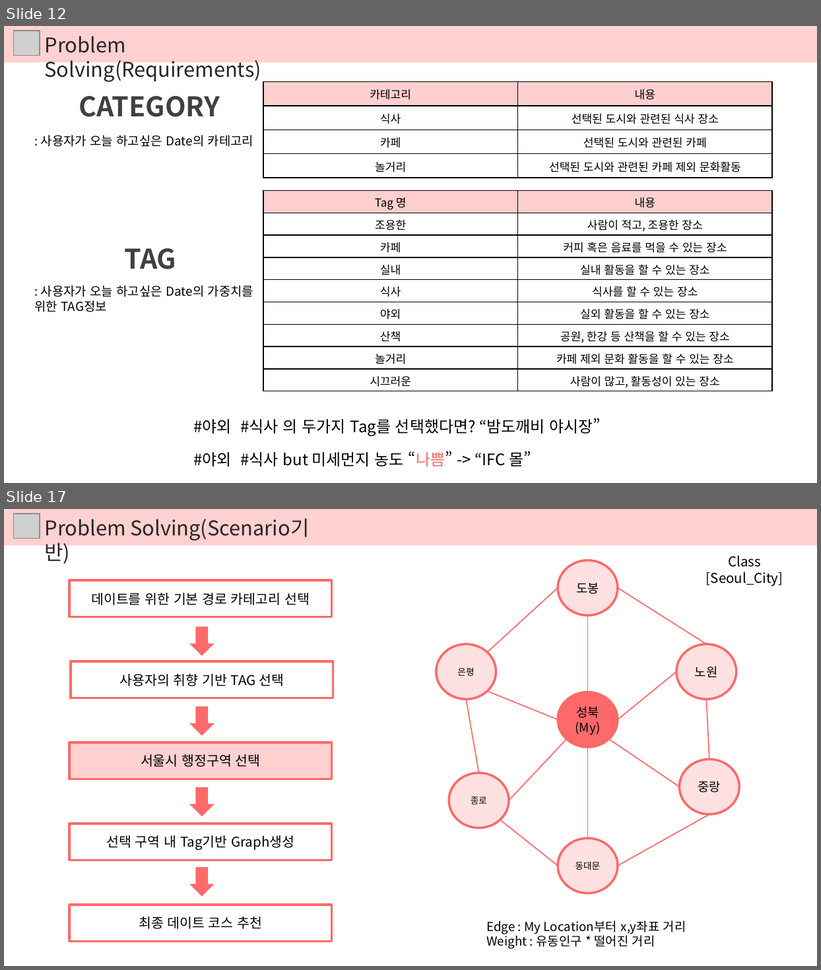
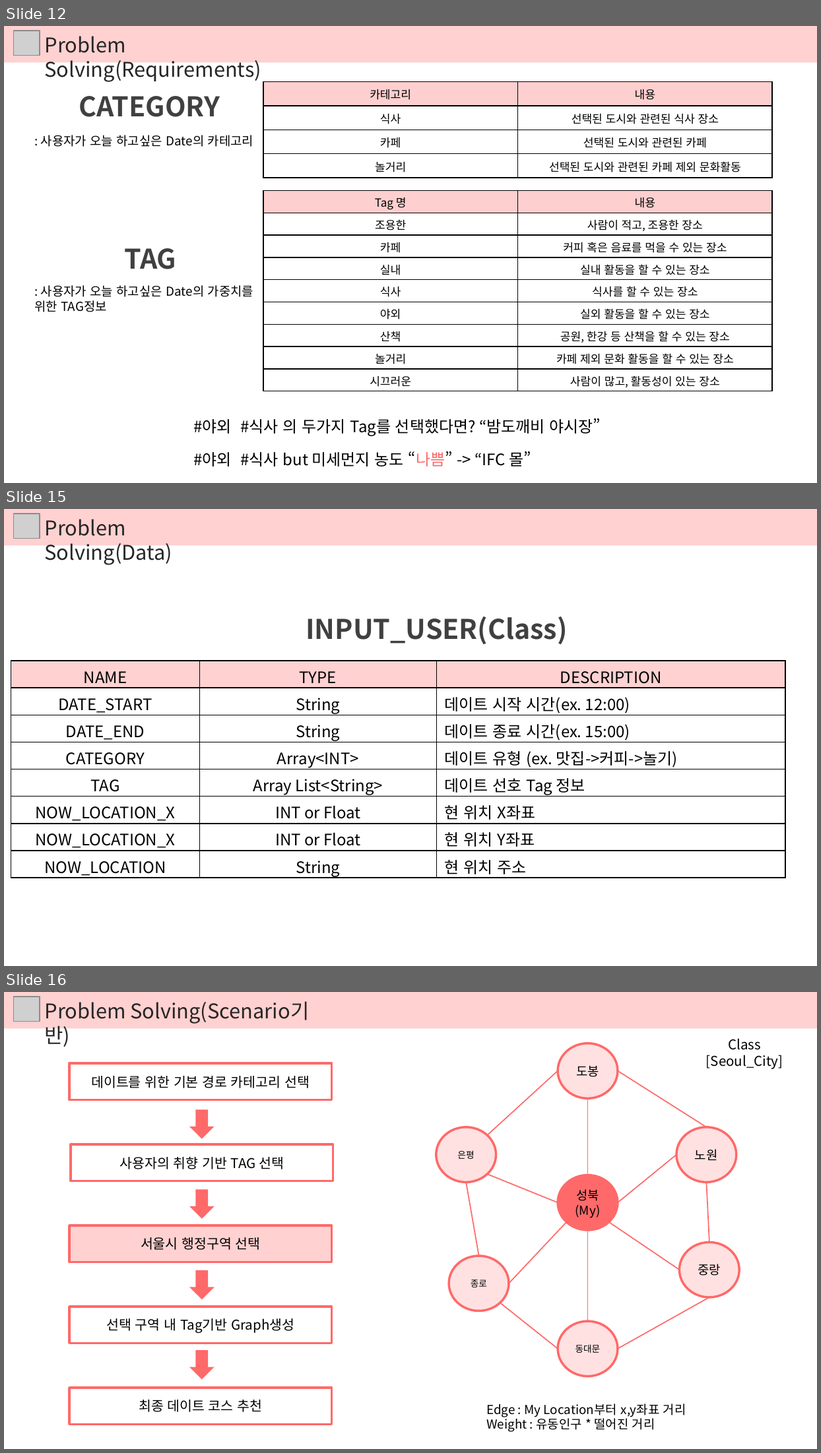
Before and after one commit to DokyeongKwon/DataStructureDesign-2018-2, a slide deck: 02. Problem Solving/서울 데이트 코스 추천 Problem Solving.pptx. Shown one above the other, each under a label of ours: slides 12 and 17 before the commit, slides 12, 15 and 16 after it; the slides between them are not shown. The pictures are 821x970 and 821x1453 pixels, drawn with LibreOffice and Linux fonts; fonts in the diff are those of the drawing; grey boxes stand for pictures. Boxes give left, top, right and bottom in pixels: in the first picture for what was removed or moved away, otherwise in the second. Text is boxed around its words. In the diff, an @@ line names an element or a change of style, - is before the commit and + after.

```diff
--- a/02. Problem Solving/서울 데이트 코스 추천 Problem Solving.pptx
+++ b/02. Problem Solving/서울 데이트 코스 추천 Problem Solving.pptx
@@ slide 15 added at bbox=[4, 509, 817, 966], background #FFFFFF @@
@@ rectangle added at bbox=[4, 509, 817, 545], fill #FFD1D1 @@
@@ picture added at bbox=[14, 514, 40, 539] @@
@@ text added at bbox=[45, 519, 172, 565], 18 pt, text #262626 @@
+Problem Solving(Data)
@@ text added at bbox=[306, 617, 567, 644], 24 pt, text #404040, bold @@
+INPUT_USER(Class)
@@ table added at bbox=[11, 661, 785, 880], 8 rows, 3 columns @@
+NAME | TYPE | DESCRIPTION
+DATE_START | String | 데이트 시작 시간(ex. 12:00)
+DATE_END | String | 데이트 종료 시간(ex. 15:00)
+CATEGORY | Array<INT> | 데이트 유형 (ex. 맛집->커피->놀기)
+TAG | Array List<String> | 데이트 선호 Tag 정보
+NOW_LOCATION_X | INT or Float | 현 위치 X좌표
+NOW_LOCATION_X | INT or Float | 현 위치 Y좌표
+NOW_LOCATION | String | 현 위치 주소
@@ what was slide 17 is now slide 16 @@
```
Also in this commit, not shown: 10 slides changed, 3 other slides added.
